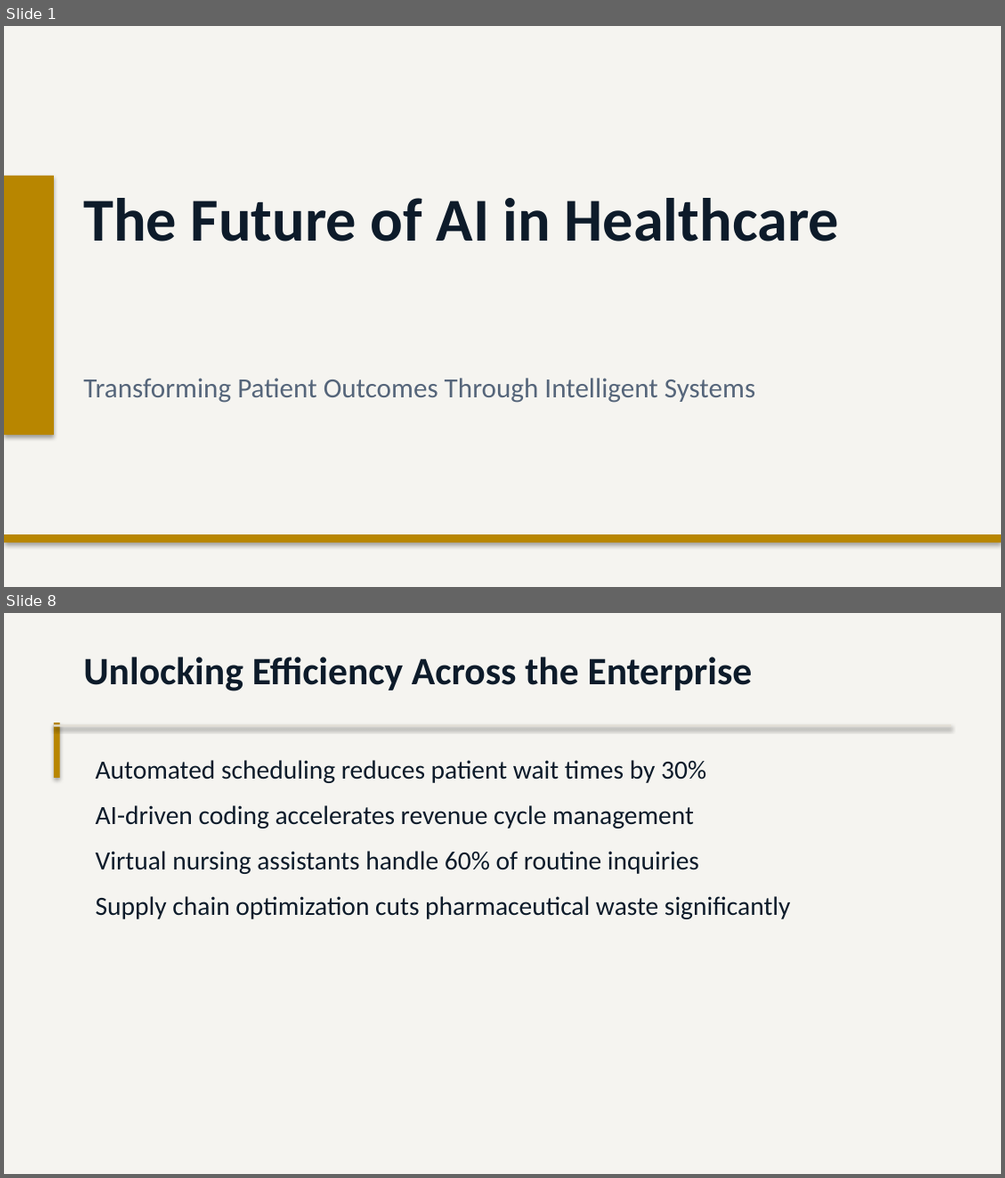
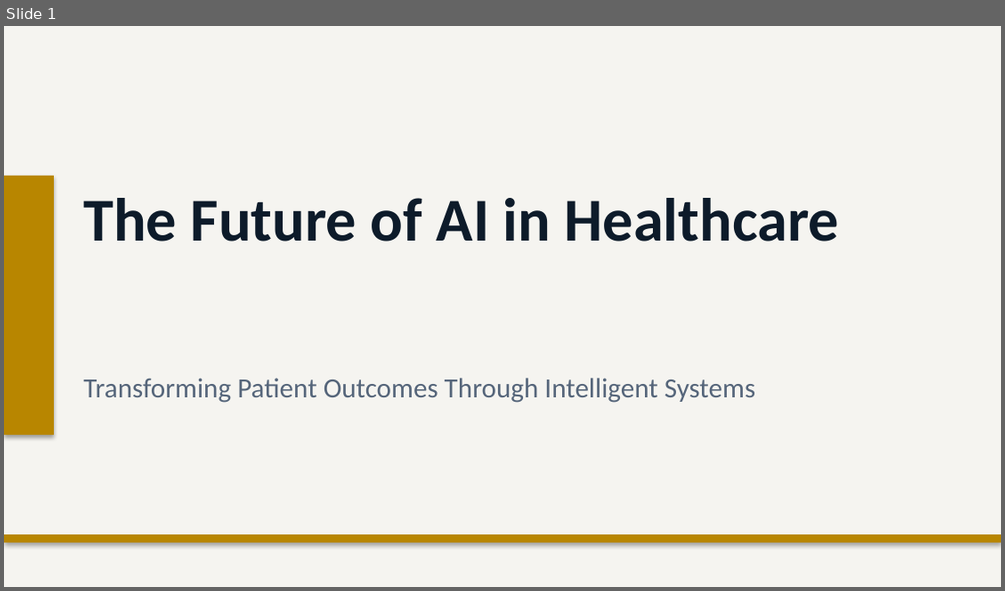
Before and after one commit to Moodswing9/claude-deck-generator, a slide deck: The Future of AI in Healthcare.pptx. Shown one above the other, each under a label of ours: slides 1 and 8 before the commit, slide 1 after it; the slides between them are not shown. The pictures are 1005x1178 and 1005x591 pixels, drawn with LibreOffice and Linux fonts; fonts in the diff are those of the drawing. Boxes give left, top, right and bottom in pixels: in the first picture for what was removed or moved away, otherwise in the second. Text is boxed around its words. In the diff, an @@ line names an element or a change of style, - is before the commit and + after.

```diff
--- a/The Future of AI in Healthcare.pptx
+++ b/The Future of AI in Healthcare.pptx
@@ slide 8 removed at (4,613,1001,1174), background #F5F4F0 @@
@@ text removed at (83,657,752,691) @@
-Unlocking Efficiency Across the Enterprise
@@ rectangle removed at (54,722,60,778) @@
@@ rectangle removed at (54,724,951,727) @@
@@ text removed at (96,760,791,919) @@
-Automated scheduling reduces patient wait times by 30%
-AI-driven coding accelerates revenue cycle management
-Virtual nursing assistants handle 60% of routine inquiries
-Supply chain optimization cuts pharmaceutical waste significantly
```
Also in this commit, not shown: 5 slides changed, 8 slides added, 6 other slides removed, 1 other file.
